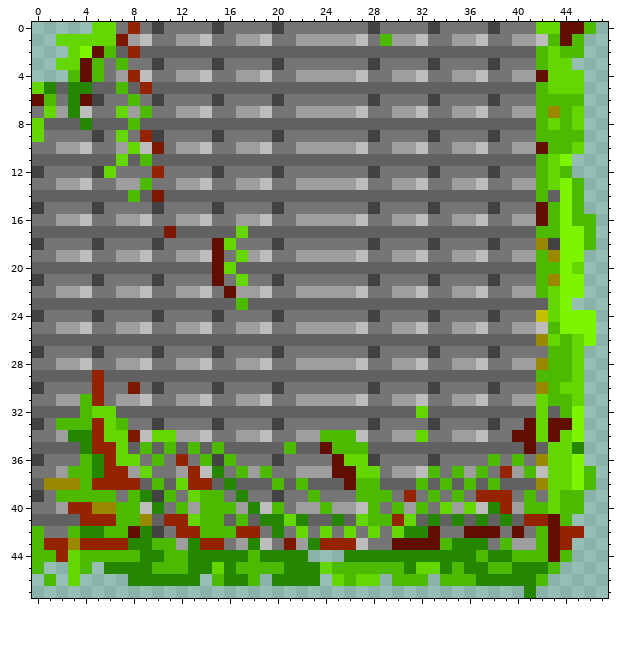
File history of a pixel-art sprite, Resources/Textures/Tiles/Tileset01/tileset01_10.png. That is the earlier state.
The file is 192x192 pixels, drawn in blocks of 4x4; one block is one cell here.
New version:
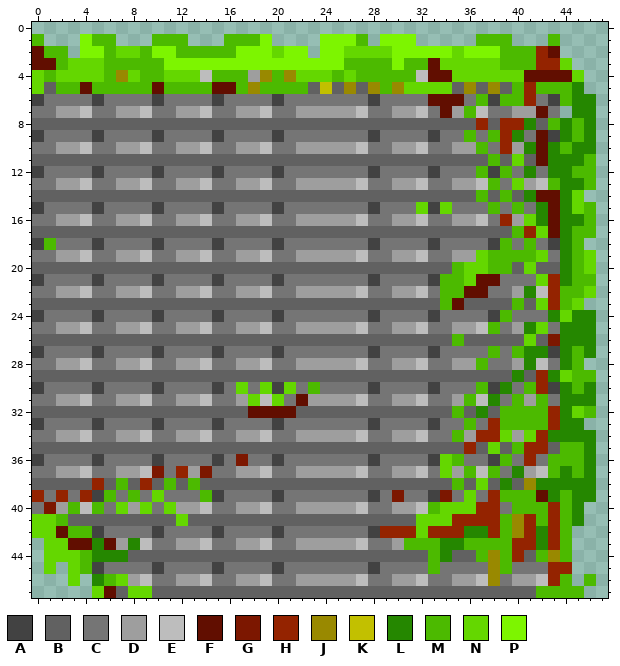
Palette (. is transparent): A #424242  B #616161  C #757575  D #9e9e9e  E #bdbdbd  F #610e00  G #7c1700  H #942300  J #998900  K #c2c000  L #258700  M #4cba00  N #64d700  P #7df500
The exact change:
Changed rows in their new state; - is an unchanged pixel.
first column x 0:
 0 -----..........................................
 1 M-..PMM...MMM...MMMP....PPPM.PPP.....MMM...-..-
 2 FMM.-P-NNMPPMMMMMPPPNPP.PPNNNNPPPPPNPPPMMMHF..-
 3 FFM-NNM-MMMPPPPPPPPPPPPPPPMMMMPMMFNNNNNMMMHH---
 4 NMNNNNMJNMMNNN-MMM-JMJNNNMNMMMMM-FFNNNNNNF-FF--
 5 -BMMFMM-MMFMMMMFFMJMMMM-K-J-JMJNNNN-J-J-MH-MML-
 6 AC-CC---C------------------------FFF-M-MMHCA-LL
 7 -C-D---D-E------------------------F-M-----FC.LL
 8 B---B---B----------------------------H-HHLBMLML
 9 A------C-C--------------------------M-MHL-FAL-L
10 --------D-C--------------------------M-H-L-L-LL
11 -------B-B----------------------------M-N-FLLLM
12 ------C---A--------------------------M-M-LCLLMM
13 ---------E----------------------------M-N-EMLLM
14 --------B-B--------------------------M-M-LFFLN-
15 --------------------------------N-N---M-M-LFLNM
16 ---------------------------------------H-NLFLL-
17 -----------B-----B----------------------MHNFLM-
18 -M-------------AC----------------------M-MC-LM.
19 ---------------C-D-------------------NMMMMNCLMN
20 ---------------BB------------------MNNMM-NBBLMN
21 ---------------A-C----------------MMNFF---NHLMM
22 ----------------C-----------------MMFF---LEHMMN
23 -----------------B----------------MF----M-NHMN-
24 ---------------------------------------M--CLNLL
25 --------------------------------------M--LNCLLL
26 -----------------------------------M-----NBGLLL
27 --------------------------------------M-MLLALML
28 -------------------------------------M---LECLM-
29 -----B----------------------------------L-HLNMM
30 -----A--C--------N-N-N-M-------------M-L-MHALML
31 ----EC------------N-N-F-------------M-L-M-MCLLL
32 ----BBB-----------FFFF----------B--M-L-MMMMHLNM
33 --CCCACC----------------------------M-HMMMMHLL-
34 ---DECCDD-CC------------DDD-----E--M-HHNDNHLLLL
35 ----BBBB-B-B-B-B-----B--BBBB--------H-N-MHHBMML
36 ----CACCC-A-C-C-CG-------CCC------NM--AMCHCMMML
37 ---DECCD-EG-HDGC-D-E-----DDEC----CNDMEMCLD-MLML
38 -BBBB-BMBHBMBMB-B---B-B---BBB---B-BMBNBL-JLLLLL
39 H-HCHA---CNC-C-A-C-----C---CACGC-AGCNC-MM-FL-LL
40 -G-MEMCNDNCND-ECC-D-C---D---C-D-EM-N-HHCM--H-L-
41 NNM-BBBBBB-BNBBB-B-BBBB--B-BBBBBNNNHHHHMJ-MH-L-
42 NNF-MACCCC--CCCACCC-A-C-C-C-AHHHNHHHLLHMJHLHM.-
43 .NNFFLFD-ECC-DEC--D--C-DDDD---DMMML-MMM-HHLHM--
44 .NN--LLLBBBBBBBBBBBBBBBBBBBBBBBBBM-BB-JMHB-J---
45 .N---ACCCCACCCCACCCCACCCCCCCACCCCMCCCCJ-CCCHH--
46 -.---LMNDECCDDECCDDECCDDDDDECCDDECCDDEJCDDEHM-M
47 -----NFBNNBBBBBBBBBBBBBBBBBBBBBBBBBBBBBBBBMMMM-
